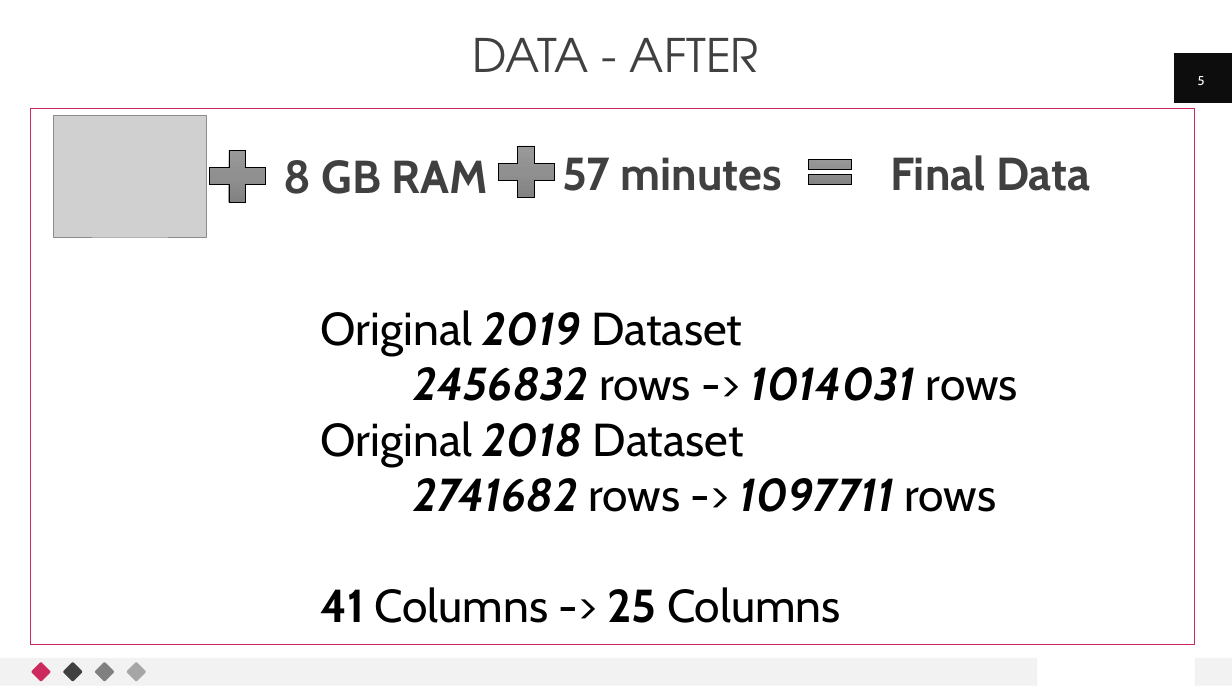
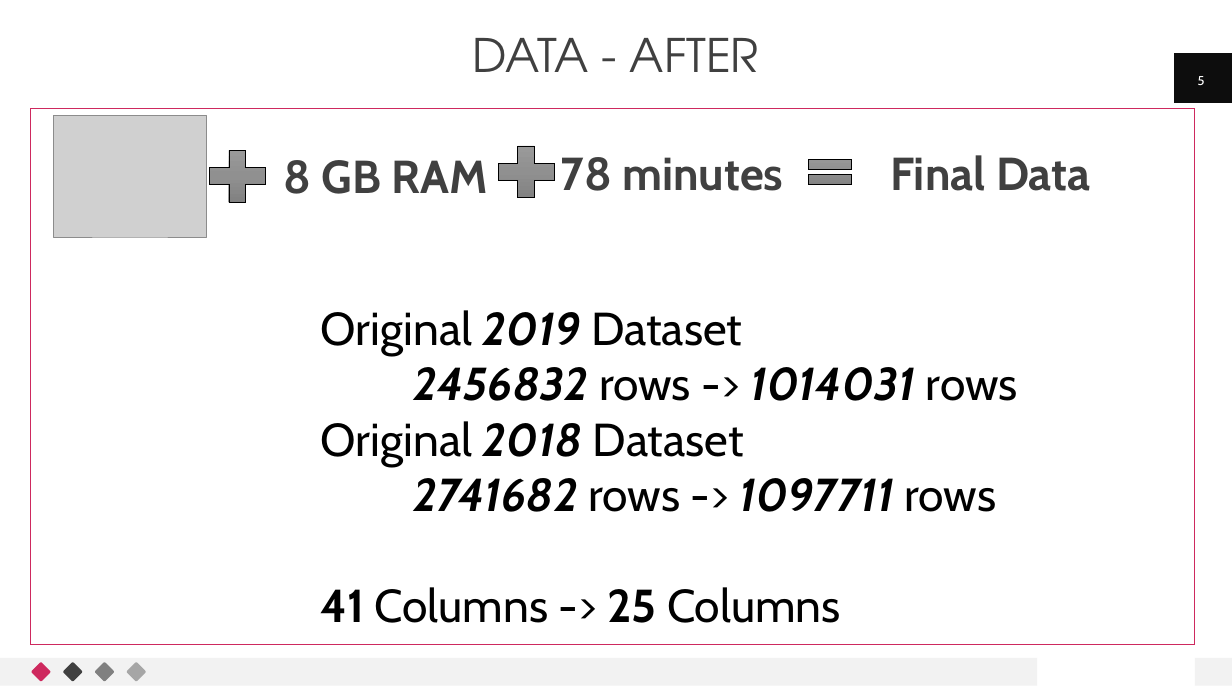
Before and after one commit to hareeshkavumkulath/BigdataAnalytics, a slide deck: slide 5 of Presentation/Presentation_Updated.pptx. Drawn at 1232x693 pixels with LibreOffice and Linux fonts; fonts in the diff are those of the drawing; grey boxes stand for pictures. Boxes give left, top, right and bottom in pixels: in the first picture for what was removed or moved away, otherwise in the second. Text is boxed around its words. In the diff, an @@ line names an element or a change of style, - is before the commit and + after.

```diff
--- a/Presentation/Presentation_Updated.pptx
+++ b/Presentation/Presentation_Updated.pptx
@@ text at (561, 157, 783, 191): text changed @@
-57 minutes
+78 minutes
```
Also in this commit, not shown: 5 other slides changed, 1 other file.
